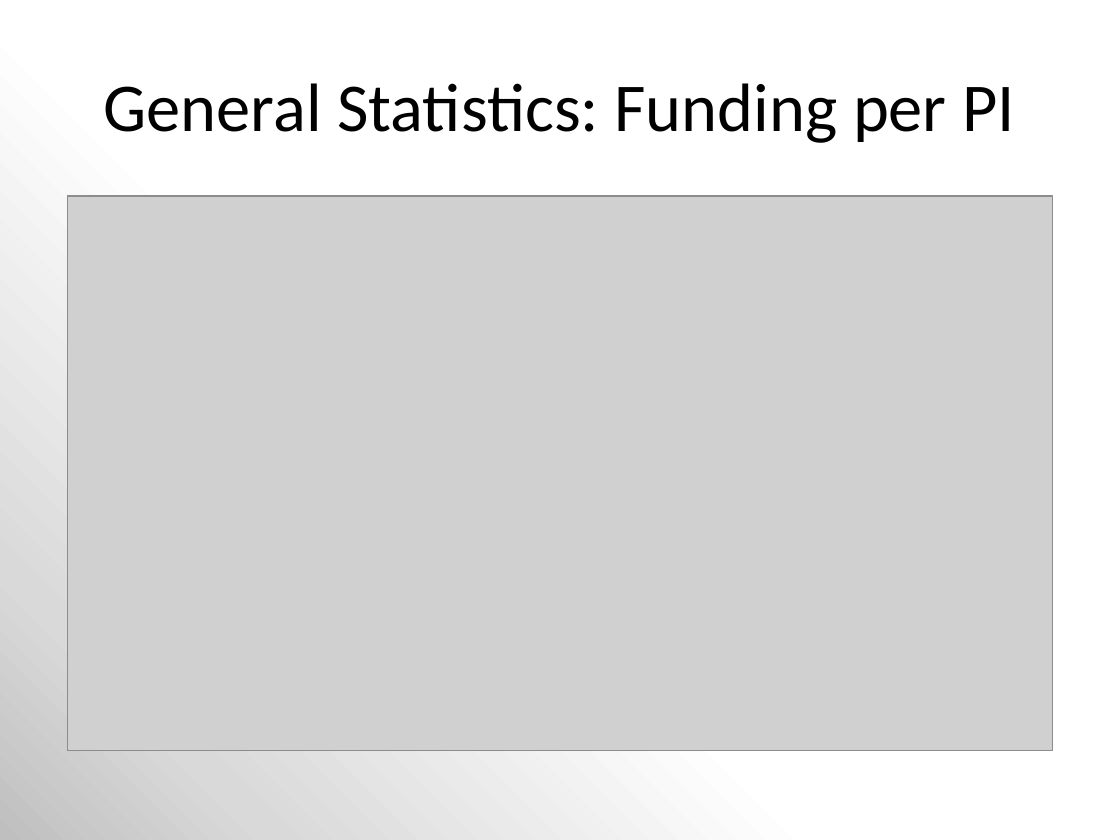
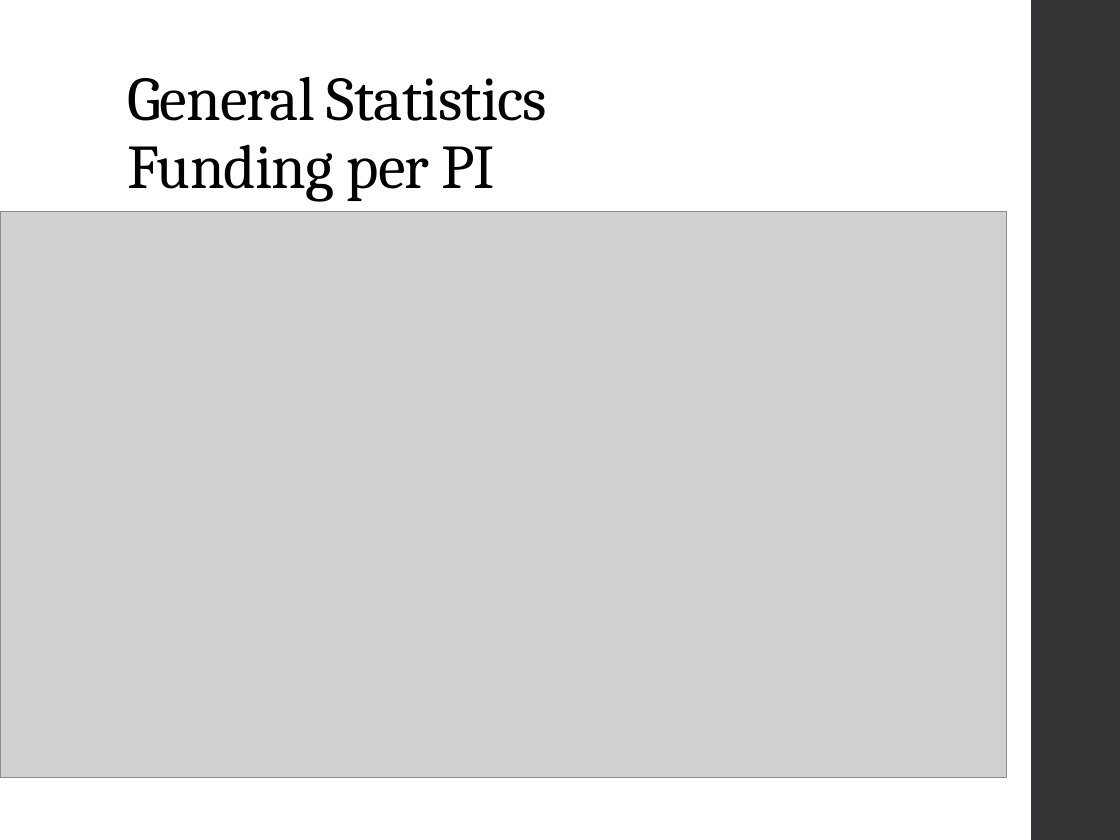
Before and after one commit to MizzouDataMiningCourse-Vaccines/VaccineEffectiveness, a slide deck: slide 10 of docs/Mining NIH Grant Data.pptx (slide 9 before the commit). Drawn at 1120x840 pixels with LibreOffice and Linux fonts; fonts in the diff are those of the drawing; grey boxes stand for pictures. Boxes give left, top, right and bottom in pixels: in the first picture for what was removed or moved away, otherwise in the second. Text is boxed around its words. In the diff, an @@ line names an element or a change of style, - is before the commit and + after.

```diff
--- a/docs/Mining NIH Grant Data.pptx
+++ b/docs/Mining NIH Grant Data.pptx
@@ background gradient #BFBFBF to #D9D9D9 to #FFFFFF to #FFFFFF @@
@@ rectangle added at (x1=1032, y1=0, x2=1120, y2=840), fill #353537 @@
@@ title "General Statistics Funding per PI" at (x1=127, y1=76, x2=547, y2=202): vertical alignment middle to bottom @@
@@ title at (x1=127, y1=76, x2=547, y2=202): text changed; size 44 to 40 pt; font Calibri to Cambria @@
-General Statistics: Funding per PI
+General Statistics
+Funding per PI
@@ picture resized from (x1=67, y1=196, x2=1053, y2=750) to (x1=0, y1=212, x2=1006, y2=777) @@
```
Also in this commit, not shown: 11 other slides changed, 3 slides added, 2 slides removed, 2 other files.
